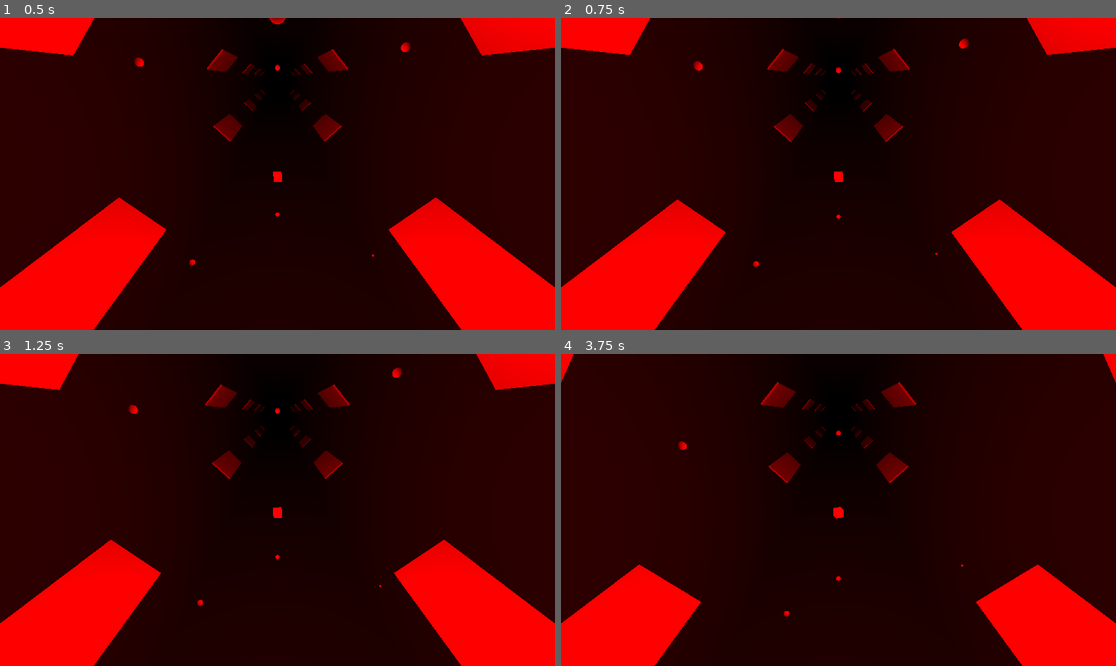
Above: before the commit, frames 1-4 (two rows, left to right).
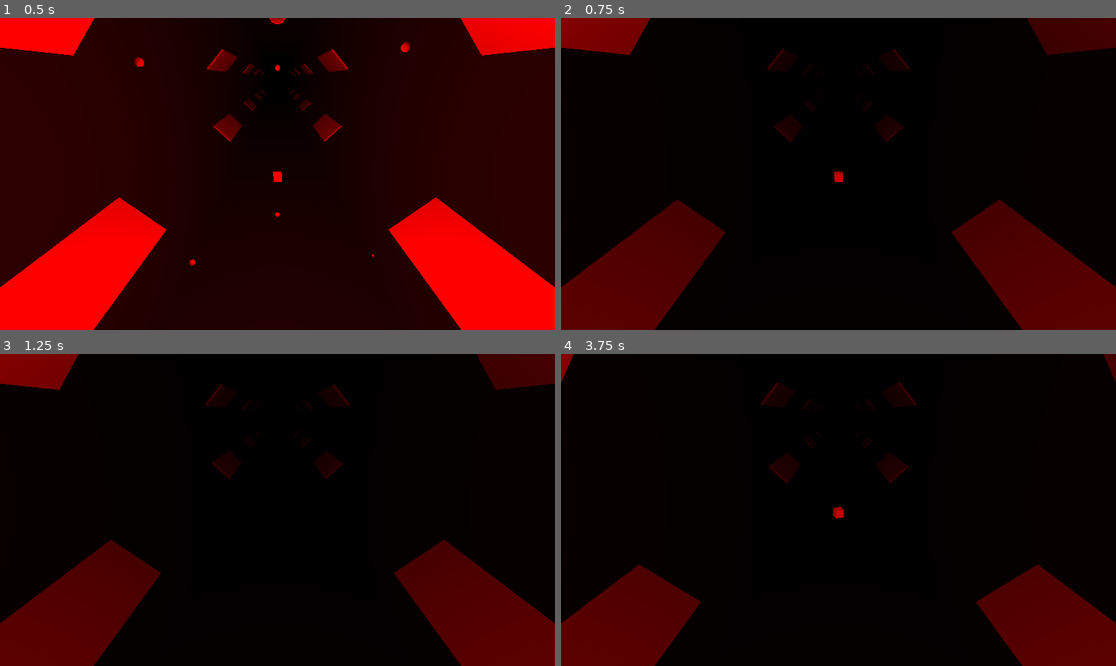
Above: after the commit, the same moments.

Repository: Flute-Gamer/CaminhoTelematico
Game: Godot game, scene res://world.tscn
Two runs of this game, one before a commit and one after it. Both use one fixed random seed, a clock stepped at 60 frames per second and the inputs below.
Inputs:
- Up to frame 1 (0.5 s): no input
- Up to frame 2 (0.75 s): tap B (RevealBalls, bound only after the commit) at 0.6 s
- Up to frame 3 (1.25 s): tap C (RevealCube, bound only after the commit) at 0.8 s
- Up to frame 4 (3.75 s): tap C (RevealCube, bound only after the commit) at 1.35, 2.3, 2.85 s; tap B (RevealBalls, bound only after the commit) at 1.55, 2.1, 3.05, 3.6 s

Frame 1 is identical in both runs. In frame 2, 81% of the frame differs, in the area x 0-100%, y 0-100%; in frame 3, 81%; in frame 4, 81%.

Commit message:
visible true/false balls cube

Diff:
--- a/project.godot
+++ b/project.godot
@@ -20,6 +20,19 @@
 buses/default_bus_layout="uid://vuhegasvv846"
 driver/enable_input=true
 
+[input]
+
+RevealBalls={
+"deadzone": 0.2,
+"events": [Object(InputEventKey,"resource_local_to_scene":false,"resource_name":"","device":-1,"window_id":0,"alt_pressed":false,"shift_pressed":false,"ctrl_pressed":false,"meta_pressed":false,"pressed":false,"keycode":0,"physical_keycode":66,"key_label":0,"unicode":98,"location":0,"echo":false,"script":null)
+]
+}
+RevealCube={
+"deadzone": 0.2,
+"events": [Object(InputEventKey,"resource_local_to_scene":false,"resource_name":"","device":-1,"window_id":0,"alt_pressed":false,"shift_pressed":false,"ctrl_pressed":false,"meta_pressed":false,"pressed":false,"keycode":0,"physical_keycode":67,"key_label":0,"unicode":99,"location":0,"echo":false,"script":null)
+]
+}
+
 [physics]
 
 3d/physics_engine="Jolt Physics"
--- a/scripts/balls_omni_ligh.gd
+++ b/scripts/balls_omni_ligh.gd
@@ -8,6 +8,7 @@
 var speed = 0.01
 var globalZ = 0
 var volume_samples: Array = []
+var isVisible = true
 
 func _ready() -> void:
 	#ready para girar
@@ -30,6 +31,10 @@
 	if speed < 0.05:
 		speed = 0.05
 	angle += speed * delta
+
+	self.visible = isVisible
+	if Input.is_action_just_pressed("RevealBalls"):
+		isVisible = !isVisible
 
 	if globalZ == 0:
 		var new_x = -cos(angle) * radius
--- a/scripts/cube.gd
+++ b/scripts/cube.gd
@@ -1,12 +1,16 @@
 extends MeshInstance3D
 var speed = 0.02
 var Parent
+var isVisible = true
 
 func _ready() -> void:
 	Parent = get_parent()
 
 func _process(delta: float) -> void:
 
+	self.visible = isVisible
+	if Input.is_action_just_pressed("RevealCube"):
+		isVisible = !isVisible
 	speed = Parent.speed
 
 	if speed < 0.1:
